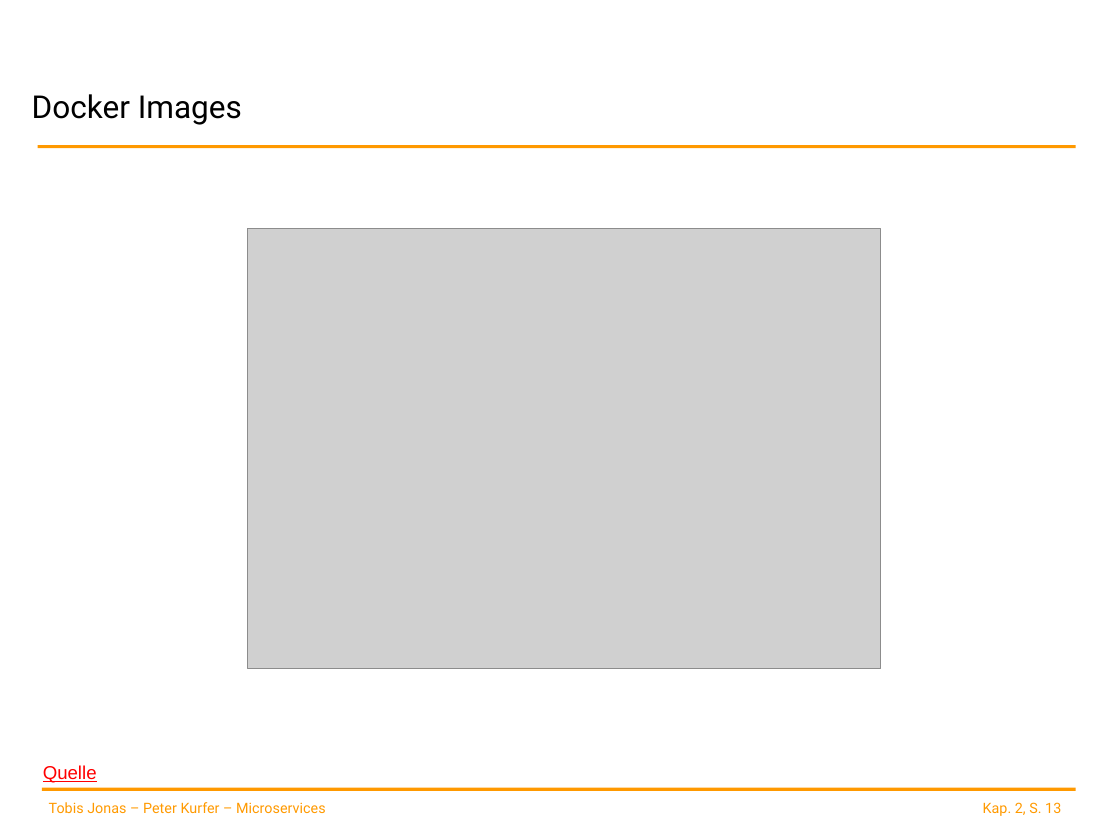
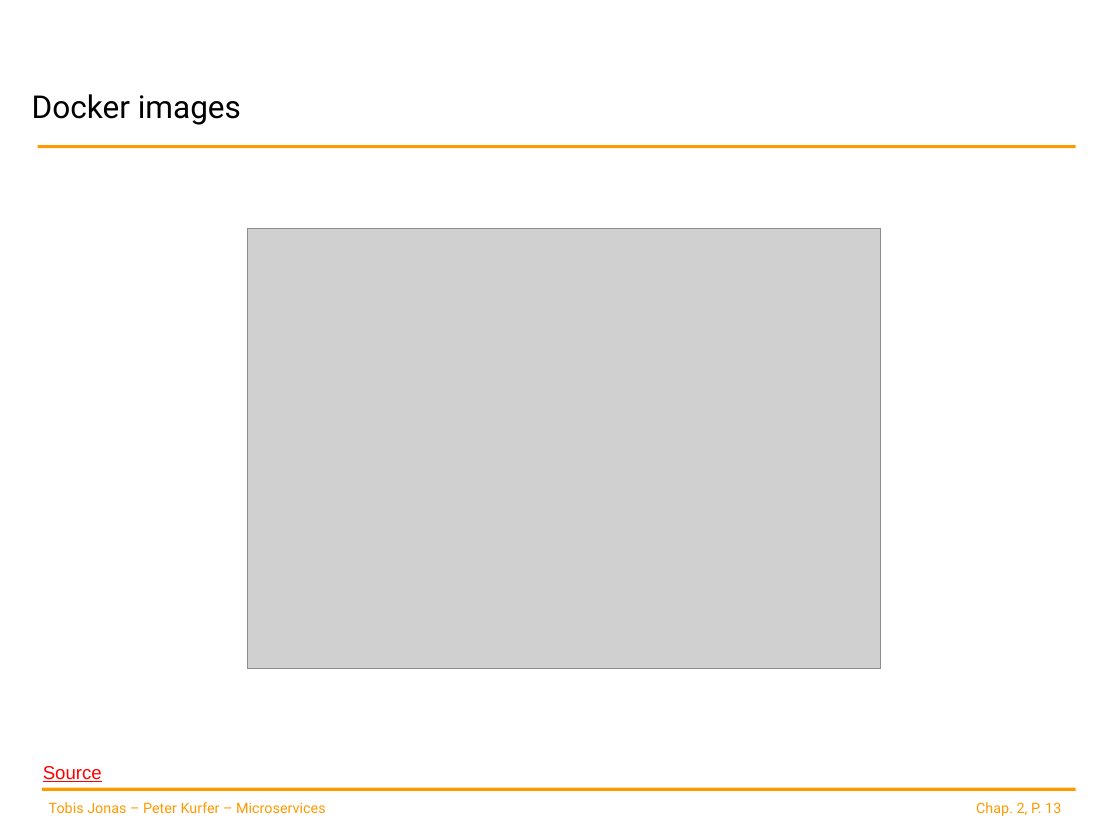
Before and after one commit to spoeck/Lectures, a slide deck: slide 13 of 02-Container-and-Provisioning/ContainerProvisioning.pptx. Drawn at 1120x840 pixels with LibreOffice and Linux fonts; fonts in the diff are those of the drawing; grey boxes stand for pictures; background and template pictures are left out. Boxes give left, top, right and bottom in pixels: in the first picture for what was removed or moved away, otherwise in the second. Text is boxed around its words. In the diff, an @@ line names an element or a change of style, - is before the commit and + after.

```diff
--- a/02-Container-and-Provisioning/ContainerProvisioning.pptx
+++ b/02-Container-and-Provisioning/ContainerProvisioning.pptx
@@ title at (32,94,241,125): text changed @@
-Docker Images
+Docker images
@@ text at (43,766,102,782): text changed @@
-Quelle
+Source
@@ text at (976,802,1061,816): text changed @@
-Kap. 2, S. 13
+Chap. 2, P. 13
```
Also in this commit, not shown: 21 other slides changed, 1 other file.
